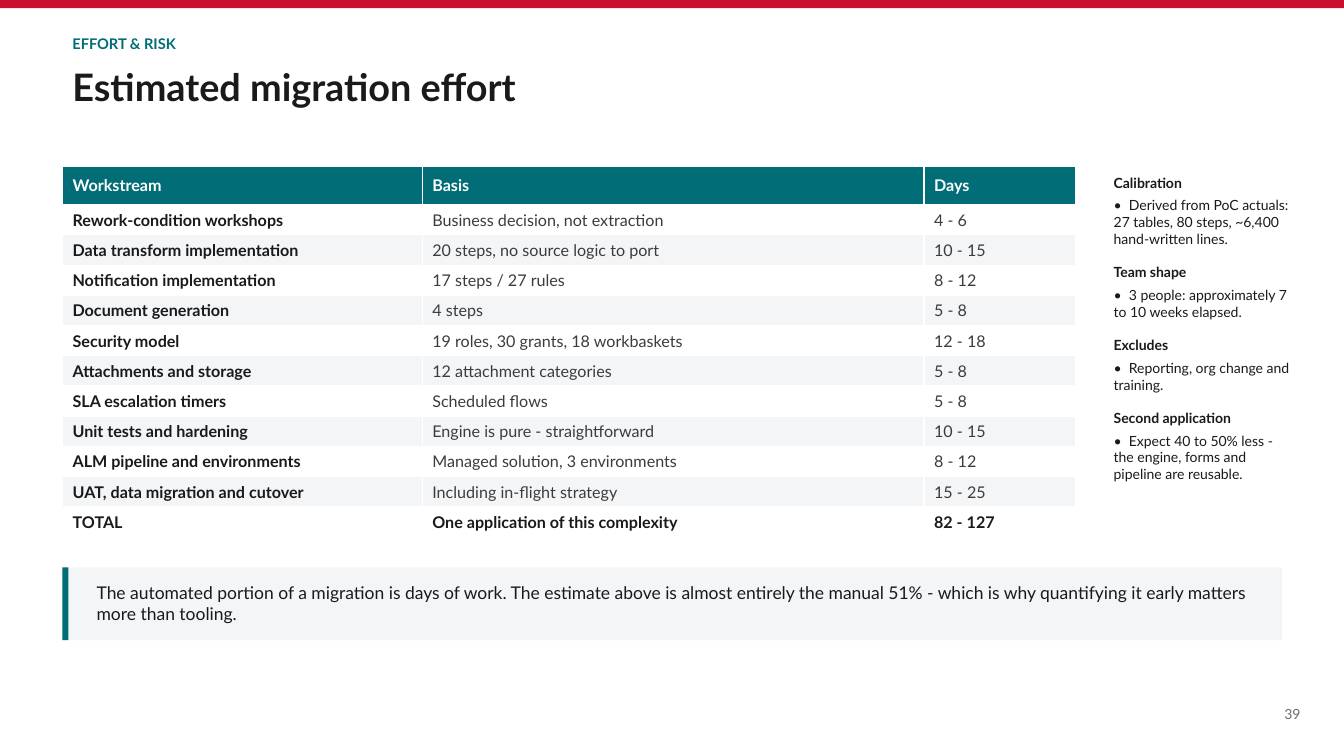
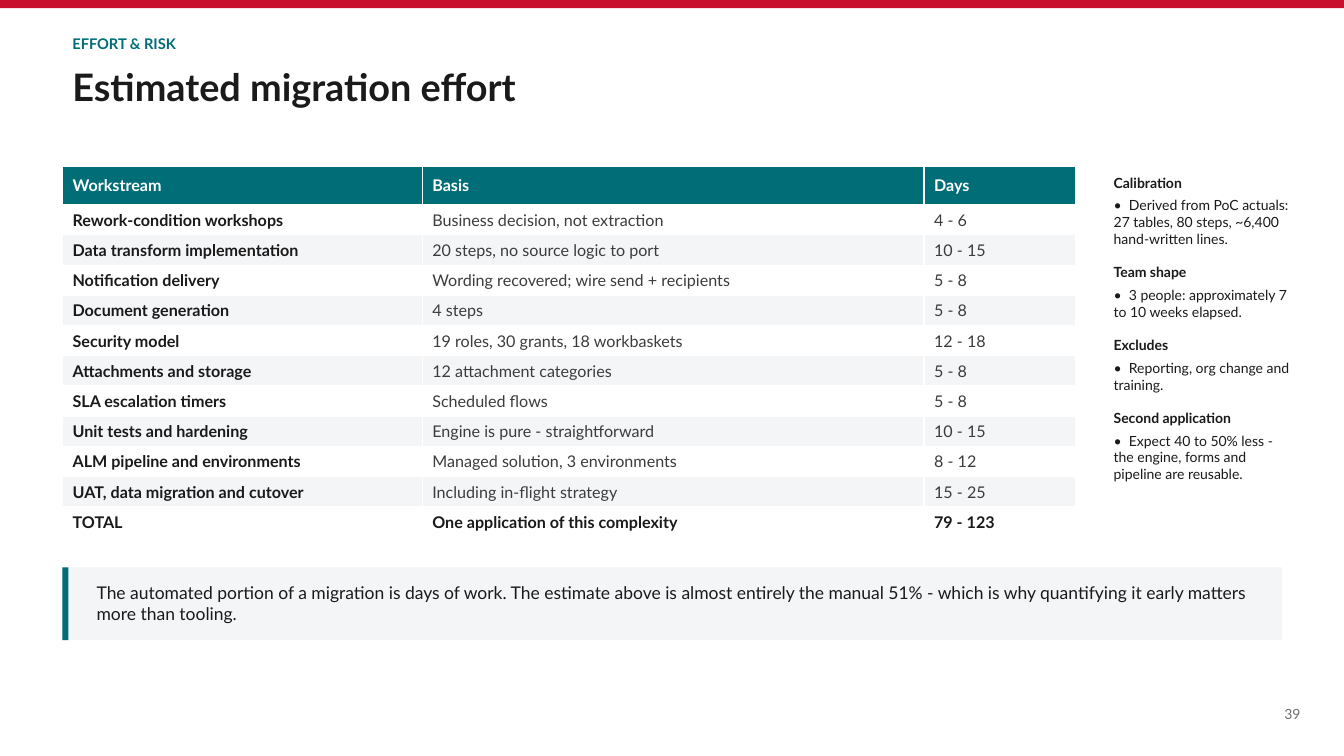
Before and after one commit to parclarke/LDD, a slide deck: slide 39 of lending-due-diligence-app/docs/Pega-to-PowerPlatform-Migration-PoC.pptx. Drawn at 1344x756 pixels with LibreOffice and Linux fonts; fonts in the diff are those of the drawing. Boxes give left, top, right and bottom in pixels: in the first picture for what was removed or moved away, otherwise in the second. Text is boxed around its words. In the diff, an @@ line names an element or a change of style, - is before the commit and + after.

```diff
--- a/lending-due-diligence-app/docs/Pega-to-PowerPlatform-Migration-PoC.pptx
+++ b/lending-due-diligence-app/docs/Pega-to-PowerPlatform-Migration-PoC.pptx
@@ table at (x1=63, y1=166, x2=1076, y2=537) @@
-row 4: Notification implementation | 17 steps / 27 rules | 8 - 12
+row 4: Notification delivery | Wording recovered; wire send + recipients | 5 - 8
-row 12, column 3: 82 - 127
+row 12, column 3: 79 - 123
```
Also in this commit, not shown: 3 other slides changed, 12 other files.
